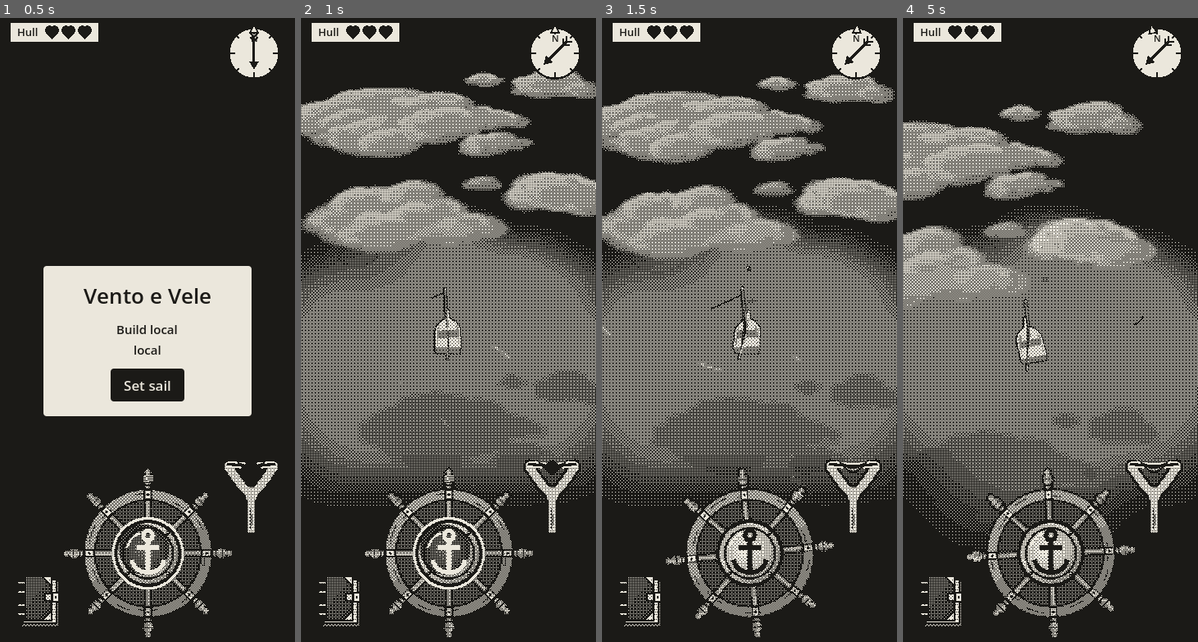
Above: before the commit, frames 1-4 (left to right).
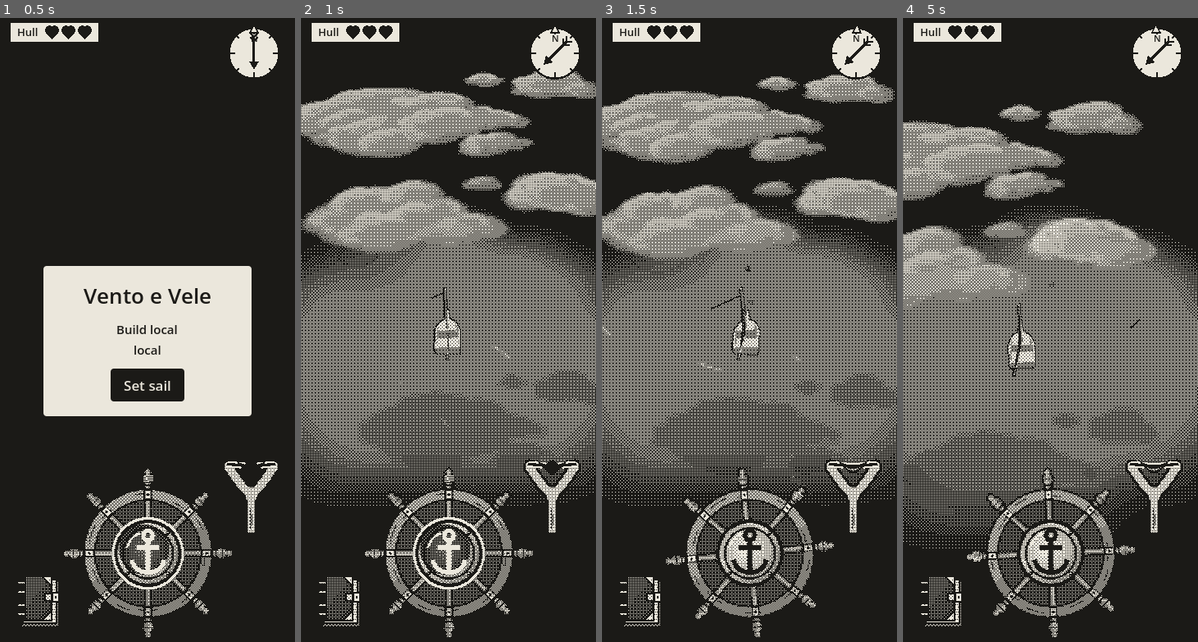
Above: after the commit, the same moments.

Repository: EnricoLabarile/Sail
Game: Godot game, scene res://Assets/Scenes/Overworld.tscn
Two runs of this game, one before a commit and one after it. Both use one fixed random seed, a clock stepped at 60 frames per second and the inputs below.
Inputs (mouse positions are in pixels of both pictures, inside the frame that each line leads up to):
- Up to frame 1 (0.5 s): no input
- Up to frame 2 (1 s): click "Set sail" at 0.5 s
- Up to frame 3 (1.5 s): tap Enter (ui_accept) at 1.25 s; move the mouse to (814, 305) at 1.27 s; hold Right (ui_right) from 1.28 s (still down); click (814, 305) at 1.42 s
- Up to frame 4 (5 s): tap Enter (ui_accept) at 1.52, 4.52 s; release Right (ui_right) at 2 s; drag from (991, 373) to (1035, 473) at 2.02 s; move the mouse to (1080, 198) at 2.77 s; hold Right (ui_right) 2.78-3.5 s; drag from (1035, 473) to (962, 242) at 3.52 s; move the mouse to (1139, 442) at 4.27 s; hold Left (ui_left) from 4.28 s (still down)

Frame 1 is identical in both runs. In frame 2, less than 0.1% of the frame differs, in the area x 44-55%, y 44-55%; in frame 3, 0.1%; in frame 4, 0.7%, in the area x 0-88%, y 1-85%.

Commit message:
Update boat.gd

Diff:
--- a/Assets/Boat/boat.gd
+++ b/Assets/Boat/boat.gd
@@ -4,8 +4,8 @@
 ## her rudder; Space works the anchor. Her camera follows her without turning.
 ## 1 unit = 10 px of the HTML prototype.
 
-@export var top_speed := 5        # m/s with the sail at its best (doubled by Enrico; the prototype had ~4.2)
-@export var accel := 0.6            # how quickly she gathers way (higher = quicker)
+@export var top_speed := 7        # m/s with the sail at its best (doubled by Enrico; the prototype had ~4.2)
+@export var accel := 0.5            # how quickly she gathers way (higher = quicker)
 @export var anchor_bite := 4.0      # how quickly the anchor stops her
 @export var turn_rate := 2.25       # rad/s at full rudder, whatever her speed (Enrico: between the old 1.5 and 3)
 @export var bow_reach := 2.2        # metres from her middle to the bow: the shore stops her there
@@ -27,7 +27,7 @@
 
 # Speed lifts the bow (Enrico, like a motorboat): the faster she goes, the higher the bow, and it STAYS up as long
 # as she keeps that speed; it comes down again as she slows.
-@export var bow_lift_deg := 8.0       # degrees the bow is lifted at top_speed
+@export var bow_lift_deg := 15       # degrees the bow is lifted at top_speed
 @export var bow_lift_curve := 2.0     # how the lift grows with speed: 1 = evenly; 2 = little when slow, most near top speed
 
 # How she leans and pitches: not straight to where she should be, but like a weight on a spring, so she
@@ -62,7 +62,7 @@
 
 # The current (the HTML prototype's CURRENT_DRIFT): the wind sets the water moving, and the water carries her
 # downwind whatever the sail does, so she must steer to make up for it. At anchor too: the anchor line holds her.
-@export var current_speed := 1   # m/s the current carries her downwind (18 px/s in the prototype)
+@export var current_speed := 1.5   # m/s the current carries her downwind (18 px/s in the prototype)
 @export var current_ease := 0.8     # how quickly it takes hold at the start
 
 # Bumping into the shore (the HTML prototype's impact()): she bounces back off it.
